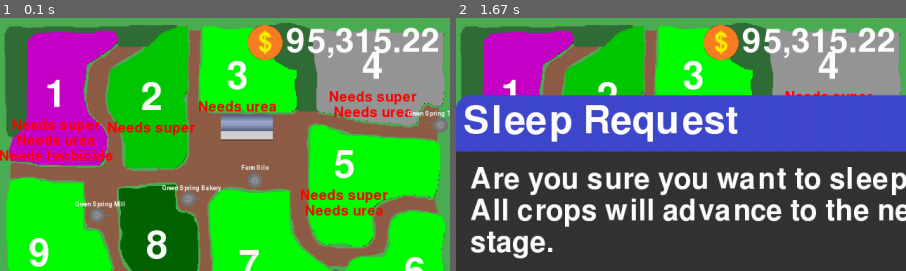
Above: before the commit, frames 1-2 (left to right).
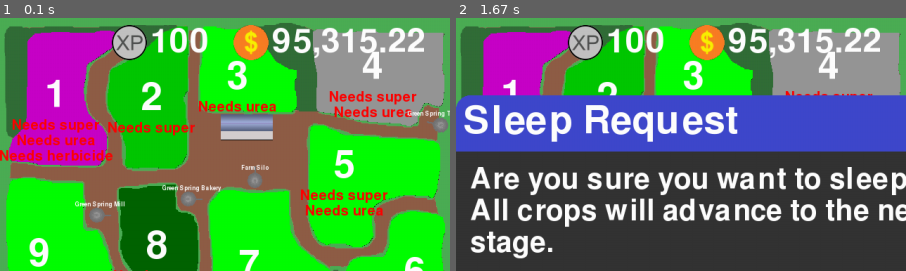
Above: after the commit, the same moments.

Repository: CaptainDeathead/Farm-CEO-ng
Game: pygame game, started from game/main.py
The game is run twice, just before and just after one commit, with the same random seed, the same clock (stepped at 60 frames per second) and the same inputs.
Inputs (mouse positions are % of the whole screen's width and height, from its top left):
- Up to frame 1 (0.1 s): no input
- Up to frame 2 (1.67 s): click (77, 21) at 0.38 s
The pictures show only the part of the screen within x 50-100%, y 0-50%; the shares and areas given below are measured in that part.

The runs differ from the first frame. In frame 1, 4.9% of the frame differs, in the area x 24-98%, y 2-17%; in frame 2, 4.9%.

Commit message:
Added indicator preloading

Diff:
--- a/game/farm.py
+++ b/game/farm.py
@@ -62,11 +62,14 @@
 
         return self._silo
 
+    def add_xp(self, amount: float) -> None:
+        SaveManager().xp += amount
+
     def set_equipment_draw(self, equipment_draw: object) -> None:
         # Should be called from equipment.py at __init__
         self.equipment_draw = equipment_draw
 
-        logging.debug("Recieved equipment_draw, setting it in every vehicle...")
+        logging.debug("Received equipment_draw, setting it in every vehicle...")
 
         for vehicle in self.vehicles:
             vehicle.set_equipment_draw(self.equipment_draw)
@@ -98,8 +101,8 @@
         attrs = deepcopy(SaveManager().STATIC_VEHICLES_DICT[vehicle_type][save_attrs["brand"]][save_attrs["model"]])
         attrs.update(save_attrs)
 
-        if attrs["header"]: vehicle = Header(self.game_surface, self.rect, attrs, self.scale, self.task_header, self.equipment_draw)
-        else: vehicle = Tractor(self.game_surface, self.rect, attrs, self.scale, self.task_tractor, self.equipment_draw, self.get_silo)
+        if attrs["header"]: vehicle = Header(self.game_surface, self.rect, attrs, self.scale, self.task_header, self.equipment_draw, self.add_xp)
+        else: vehicle = Tractor(self.game_surface, self.rect, attrs, self.scale, self.task_tractor, self.equipment_draw, self.get_silo, self.add_xp)
 
         self.vehicles.append(vehicle)
 
--- a/game/farm_ceo.py
+++ b/game/farm_ceo.py
@@ -2,6 +2,7 @@
 import logging
 
 from time import time
+from math import floor
 
 from resource_manager import ResourceManager, FontManager
 from save_manager import SaveManager
@@ -85,6 +86,9 @@
         self.money_icon = pg.transform.smoothscale(ResourceManager().load_image("Icons/currency.png"), (50, 50))
         self.rebuild_money()
 
+        self.xp_icon = pg.transform.smoothscale(ResourceManager().load_image("Icons/xp.png"), (50, 50))
+        self.rebuild_xp()
+
         self.last_money = self.save_manager.money
 
     def rebuild_money(self) -> None:
@@ -94,11 +98,19 @@
         self.money_surface.blit(self.money_icon, (0, 0))
         self.money_surface.blit(self.money_text, (self.money_icon.width + 5, 0))
 
+    def rebuild_xp(self) -> None:
+        self.xp_text = ResourceManager().font_manager.get_sysfont(None, 70).render(f"{floor(self.save_manager.xp):.0f}", True, (255, 255, 255))
+        self.xp_surface = pg.Surface((self.xp_icon.width + self.xp_text.width + 10, max(self.xp_icon.height, self.xp_text.height)), pg.SRCALPHA)
+
+        self.xp_surface.blit(self.xp_icon, (0, 0))
+        self.xp_surface.blit(self.xp_text, (self.xp_icon.width + 5, 0))
+
     def draw(self) -> None:
         if self.save_manager.money != self.last_money:
             self.rebuild_money()
 
-        self.game_surface.blit(self.money_surface, (self.WIDTH - self.money_surface.width - 10, 10))
+        self.game_surface.blit(self.money_surface, (self.WIDTH - self.money_surface.width - 30, 10))
+        self.game_surface.blit(self.xp_surface, (self.WIDTH - self.money_surface.width - 30 - self.xp_surface.width - 30, 10))
 
 class FarmCEO:
     RESOURCE_MANAGER: ResourceManager = ResourceManager()
--- a/game/farmceo_savegame.json
+++ b/game/farmceo_savegame.json
@@ -1 +1 @@
-{"map_name": "Green Spring", "money": 95315.22400000018, "xp …(2527 unchanged characters)…  "fill": 0, "fillType": 0, "vehicleId": 2, "anims": {"empty": "Machinary/Tools/Tr …(3516 unchanged characters)…
+{"map_name": "Green Spring", "money": 95315.22400000018, "xp …(2527 unchanged characters)…  "fill": 0, "fillType": 0, "vehicleId": -1, "anims": {"empty": "Machinary/Tools/Tr …(3516 unchanged characters)…
--- a/game/machinary.py
+++ b/game/machinary.py
@@ -23,7 +23,7 @@
     LOAD_INTERVAL: float = 0.5
     LOAD_RATE: float = 1
 
-    def __init__(self, game_surface: pg.Surface, shed_rect: pg.Rect, attrs: Dict[str, any], scale: float, task_tractor: object, equipment_draw: object, get_silo: object) -> None:
+    def __init__(self, game_surface: pg.Surface, shed_rect: pg.Rect, attrs: Dict[str, any], scale: float, task_tractor: object, equipment_draw: object, get_silo: object, add_xp: object) -> None:
         self.surface = game_surface
         self.shed_rect = shed_rect
         self.scale = scale
@@ -53,6 +53,7 @@
 
         self.path: List[Sequence[float]] = []
         self.get_silo = get_silo
+        self.add_xp = add_xp
 
         self.active = False
         self.stage = 2
@@ -144,7 +145,7 @@
             self.has_waited = True
 
     def on_loading_vehicle_arrive(self) -> None:
-        logging.debug(f"{self.full_name} loading vehicle has arrived. Begginning unloading sequence...")
+        logging.debug(f"{self.full_name} loading vehicle has arrived. Beginning unloading sequence...")
 
         self.waiting_for_loading_vehicle = False
         self.loading = True
@@ -302,6 +303,7 @@
                                 logging.error("Unexpected race condition occurred when setting paddock fertiliser states: fill_type not found in FERTILISERS!")
 
                         self.destination.destination.set_state(self.tool.get_output_state())
+                        self.add_xp(1)
 
                 if self.stage == JOB_TYPES["travelling_from"]:
                     # Go to shed
@@ -406,13 +408,14 @@
     UNLOAD_INTERVAL: float = 0.5
     UNLOAD_RATE: float = 0.5
 
-    def __init__(self, game_surface: pg.Surface, shed_rect: pg.Rect, attrs: Dict[str, any], scale: float, task_header: object, equipment_draw: object) -> None:
+    def __init__(self, game_surface: pg.Surface, shed_rect: pg.Rect, attrs: Dict[str, any], scale: float, task_header: object, equipment_draw: object, add_xp: object) -> None:
         self.surface = game_surface
         self.shed_rect = shed_rect
         self.scale = scale
 
         self.task_header = task_header
         self.equipment_draw = equipment_draw
+        self.add_xp = add_xp
 
         self.attrs = attrs
         self.brand = attrs["brand"]
@@ -612,6 +615,7 @@
 
                     self.destination.destination.reset_paint()
                     self.destination.destination.set_state(self.get_output_state())
+                    self.add_xp(1)
 
             if self.stage == JOB_TYPES["travelling_from"]:
                 # Go to shed
--- a/game/paddock_manager.py
+++ b/game/paddock_manager.py
@@ -2,6 +2,7 @@
 import logging
 
 from save_manager import SaveManager
+from resource_manager import ResourceManager
 from paddock import Paddock
 from destination import Destination
 from data import *
@@ -26,6 +27,8 @@
 
         self.location_callback = None
 
+        self.preload_indicators()
+
     def get_paddocks(self) -> List[Paddock]:
         return self.paddocks
 
@@ -35,6 +38,17 @@
             pdk_list.append(Paddock(paddocks[paddock], paddock, self.scale, self.map_paddocks_surf))
 
         return pdk_list
+
+    def preload_indicators(self) -> None:
+        logging.info("Preloading indicators...")
+        self.indicators = {}
+
+        for fill_type in FILL_TYPES:
+            surface = pg.Surface((48, 48), pg.SRCALPHA)
+            surface.fill((255, 255, 255))
+            surface.blit(ResourceManager().load_image(f"Icons/FillTypes/{fill_type.replace('liquid-', '').replace('herbicide', 'weeds')}.png"), (0, 0))
+
+            self.indicators[fill_type] = surface
 
     def locate_paddock_boundary(self, paddock: Paddock) -> None:
         logging.debug(f"Locating paddock boundary... Paddock: {paddock.num}")
Binary file added: game/assets/Data/Icons/FillTypes/weeds.png
Not shown, added: game/assets/Data/Icons/Editable/weeds.aseprite
